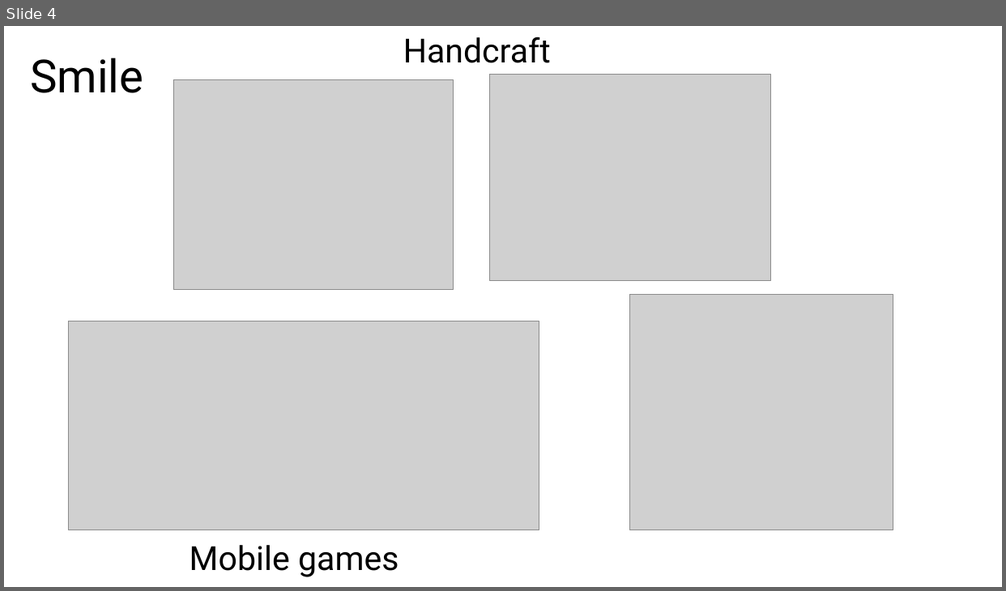
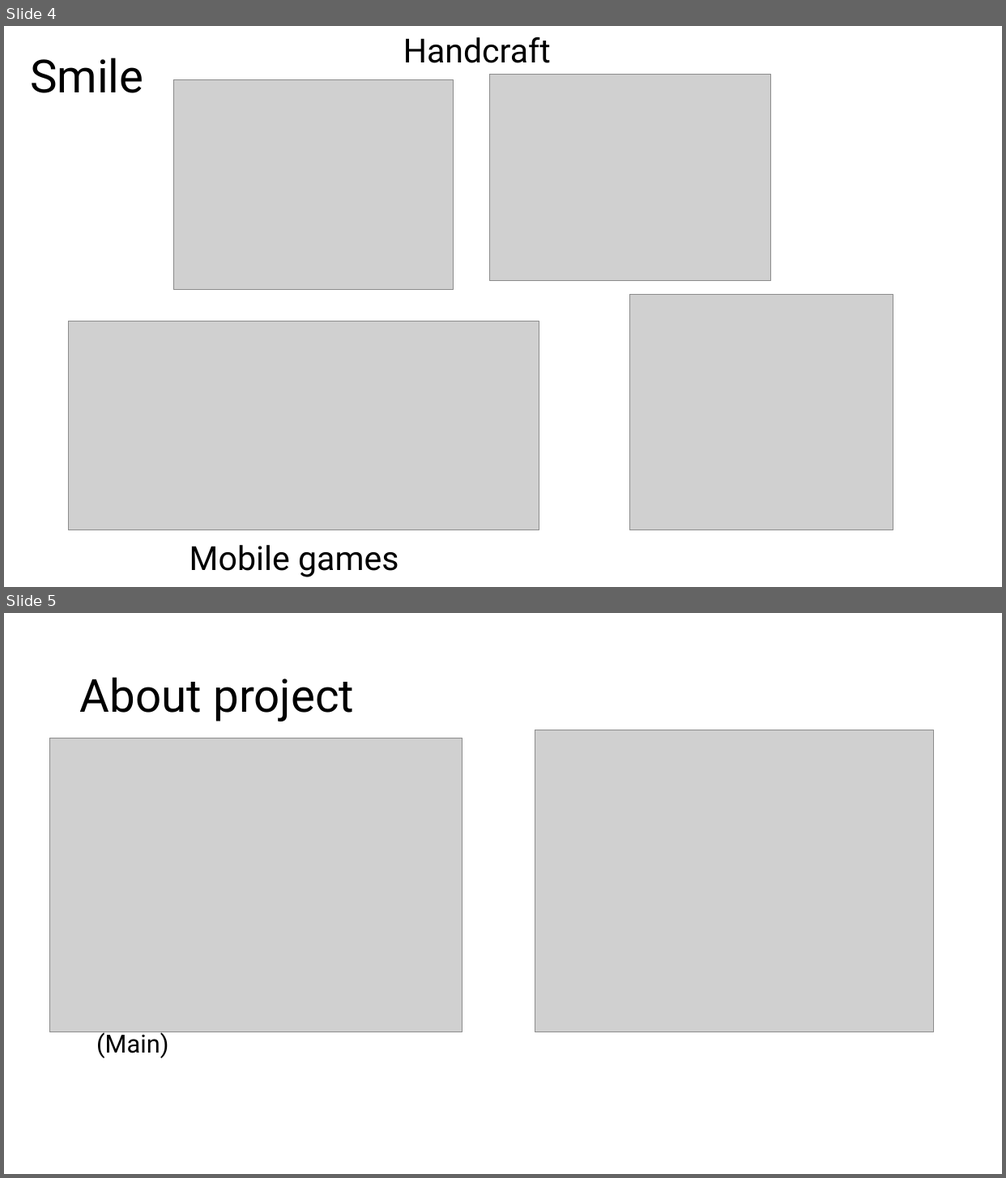
Before and after one commit to HWTeng-Teaching/202409-ML-FinTech, a slide deck: FMS/6.Kevin.FMS.pptx. Shown one above the other, each under a label of ours: slide 4 before the commit, slides 4 and 5 after it. The pictures are 1006x591 and 1006x1178 pixels, drawn with LibreOffice and Linux fonts; fonts in the diff are those of the drawing; grey boxes stand for pictures. Boxes give left, top, right and bottom in pixels: in the first picture for what was removed or moved away, otherwise in the second. Text is boxed around its words. In the diff, an @@ line names an element or a change of style, - is before the commit and + after.

```diff
--- a/FMS/6.Kevin.FMS.pptx
+++ b/FMS/6.Kevin.FMS.pptx
@@ slide 5 added at [4, 613, 1002, 1174], background #FFFFFF @@
@@ title added at [80, 677, 354, 722], 44 pt, text #000000 @@
+About project
@@ picture added at [535, 730, 934, 1033] @@
@@ picture added at [49, 738, 462, 1033] @@
@@ text added at [96, 1030, 168, 1059], 24 pt, text #000000 @@
+(Main)
```
